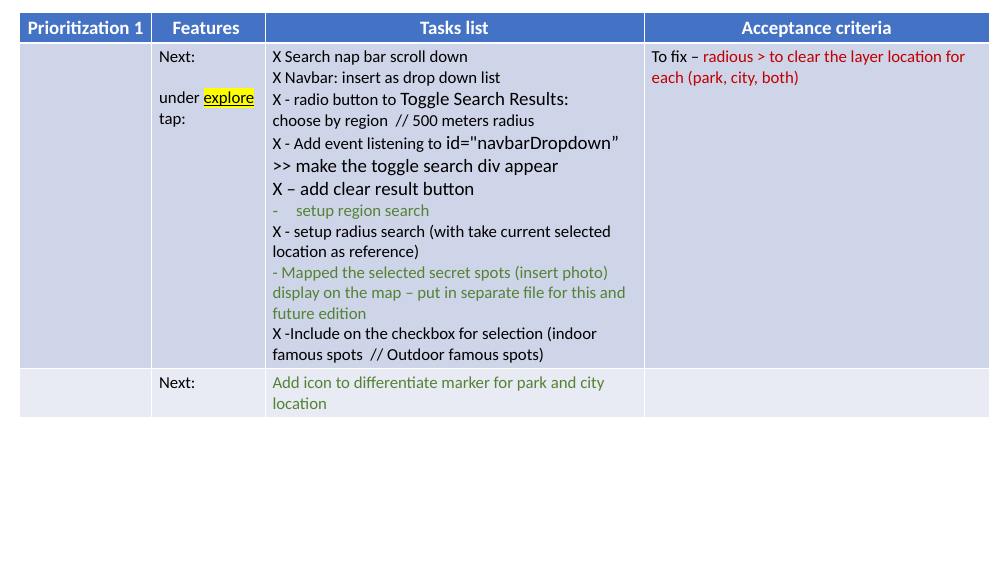
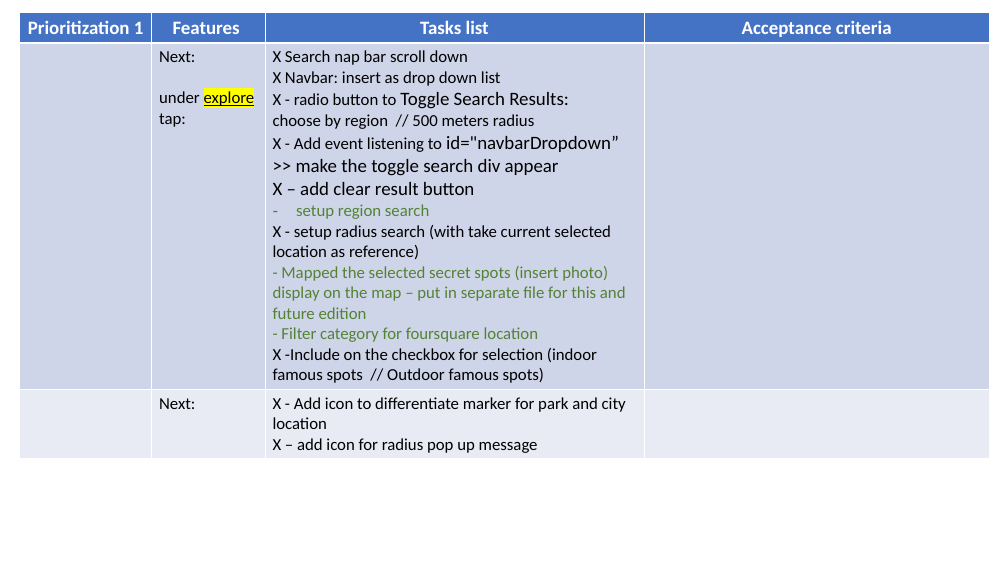
Before and after one commit to annette-p/pre-wedding-photoshoot-locations, a slide deck: slide 9 of wireframe.pptx. Drawn at 1008x567 pixels with LibreOffice and Linux fonts; fonts in the diff are those of the drawing. Boxes give left, top, right and bottom in pixels: in the first picture for what was removed or moved away, otherwise in the second. Text is boxed around its words. In the diff, an @@ line names an element or a change of style, - is before the commit and + after.

```diff
--- a/wireframe.pptx
+++ b/wireframe.pptx
@@ table at [20, 12, 990, 457] @@
@@ row 2, column 3: "X Search nap bar scroll down / X Navbar: insert as drop down list / X - radio button to Toggle Search Results: / choose by region // 500 meters radius / X - Add event listening to id="navbarDropdown” >> make the toggle search div appear / X – add clear result button / setup region search / X - setup radius search (with take current selected location as reference) / - Mapped the selected secret spots (insert photo) display on the map – put in separate file for this and future edition / X -Include on the checkbox for selection (indoor famous spots // Outdoor famous spots)" to "X Search nap bar scroll down / X Navbar: insert as drop down list / X - radio button to Toggle Search Results: / choose by region // 500 meters radius / X - Add event listening to id="navbarDropdown” >> make the toggle search div appear / X – add clear result button / setup region search / X - setup radius search (with take current selected location as reference) / - Mapped the selected secret spots (insert photo) display on the map – put in separate file for this and future edition / - Filter category for foursquare location / X -Include on the checkbox for selection (indoor famous spots // Outdoor famous spots)" @@
-row 2, column 4: To fix – radious > to clear the layer location for each (park, city, both)
+row 2, column 4: 
-row 3, column 3: Add icon to differentiate marker for park and city location
+row 3, column 3: X - Add icon to differentiate marker for park and city location / X – add icon for radius pop up message
```
Also in this commit, not shown: 1 other slide changed, 1 other file.
